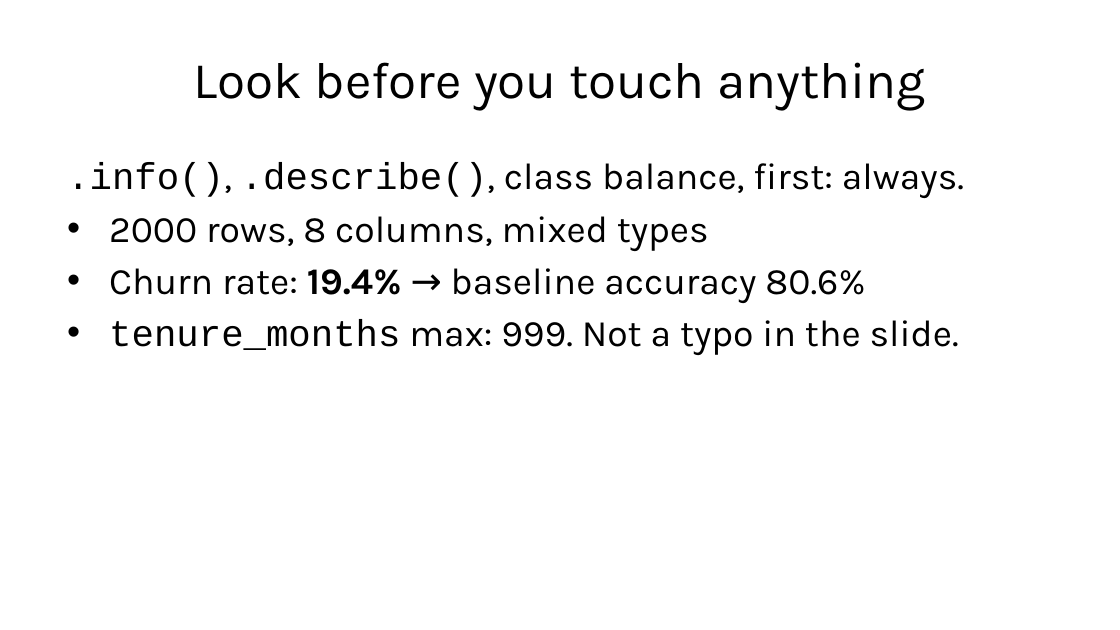
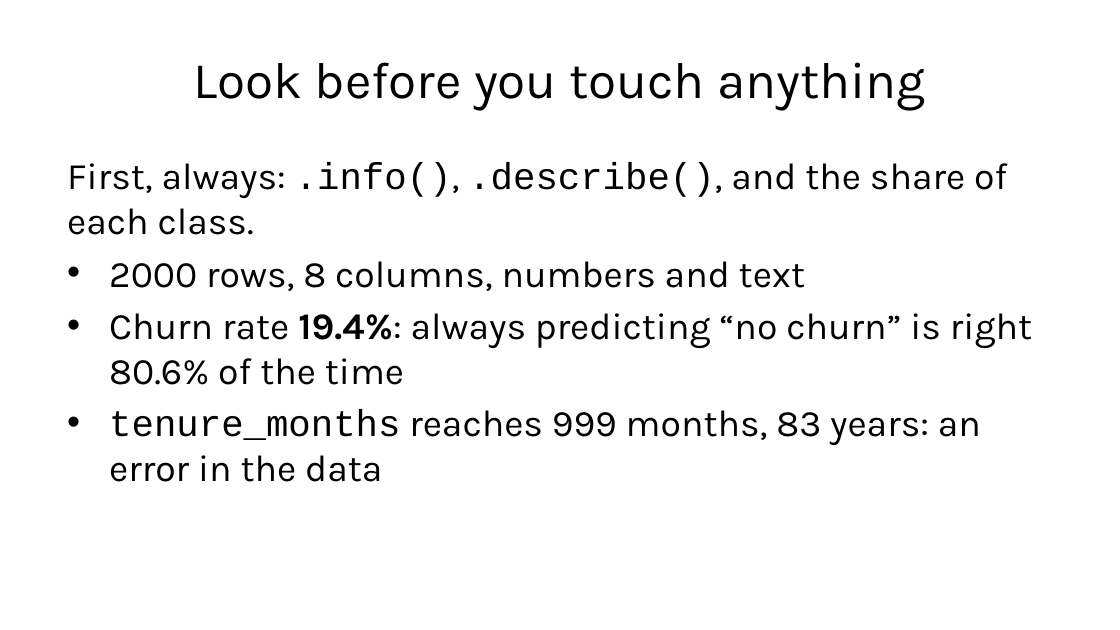
Before and after one commit to fabioantonini/technologies-for-artificial-intelligence, a slide deck: slide 6 of Lessons/02_data_exploration_and_preparation/Slides/data_exploration_and_preparation_slides.pptx. Drawn at 1120x630 pixels with LibreOffice and Linux fonts; fonts in the diff are those of the drawing; background and template pictures are left out. Boxes give left, top, right and bottom in pixels: in the first picture for what was removed or moved away, otherwise in the second. Text is boxed around its words. In the diff, an @@ line names an element or a change of style, - is before the commit and + after.

```diff
--- a/Lessons/02_data_exploration_and_preparation/Slides/data_exploration_and_preparation_slides.pptx
+++ b/Lessons/02_data_exploration_and_preparation/Slides/data_exploration_and_preparation_slides.pptx
@@ text at (x1=67, y1=163, x2=1032, y2=482): text changed @@
-.info(), .describe(), class balance, first: always.
-• 2000 rows, 8 columns, mixed types
-• Churn rate: 19.4% → baseline accuracy 80.6%
-• tenure_months max: 999. Not a typo in the slide.
+First, always: .info(), .describe(), and the share of each class.
+• 2000 rows, 8 columns, numbers and text
+• Churn rate 19.4%: always predicting “no churn” is right 80.6% of the time
+• tenure_months reaches 999 months, 83 years: an error in the data
```
Also in this commit, not shown: 25 other slides changed, 7 slides added, 7 slides removed, 2 other files.
